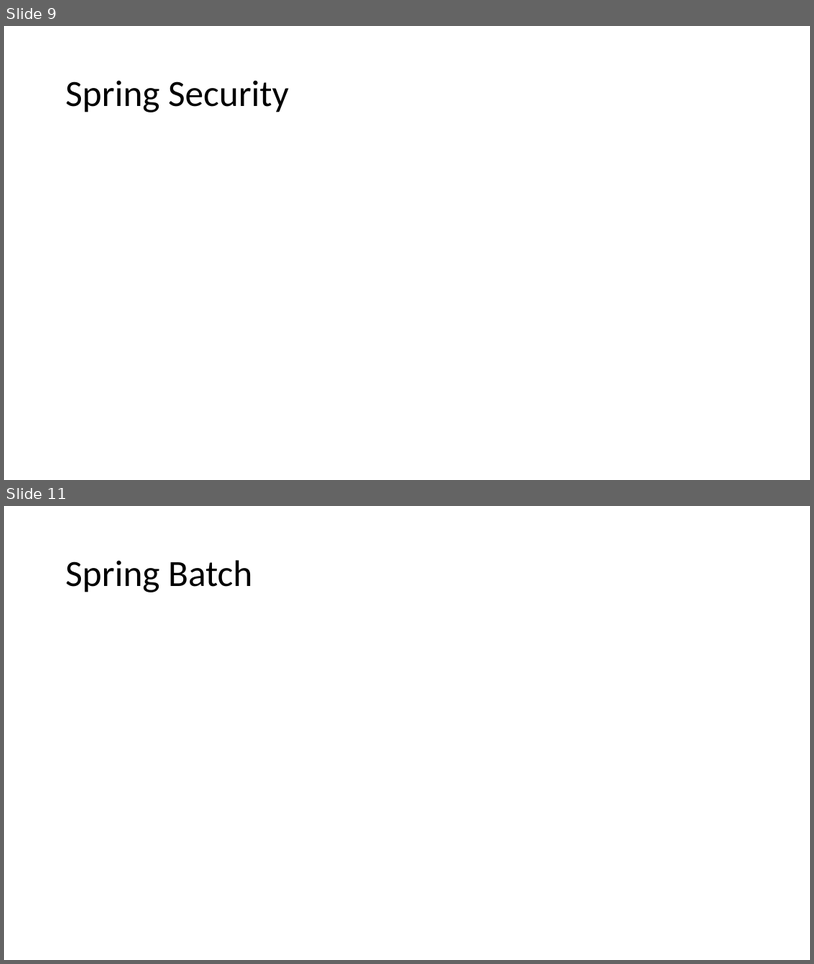
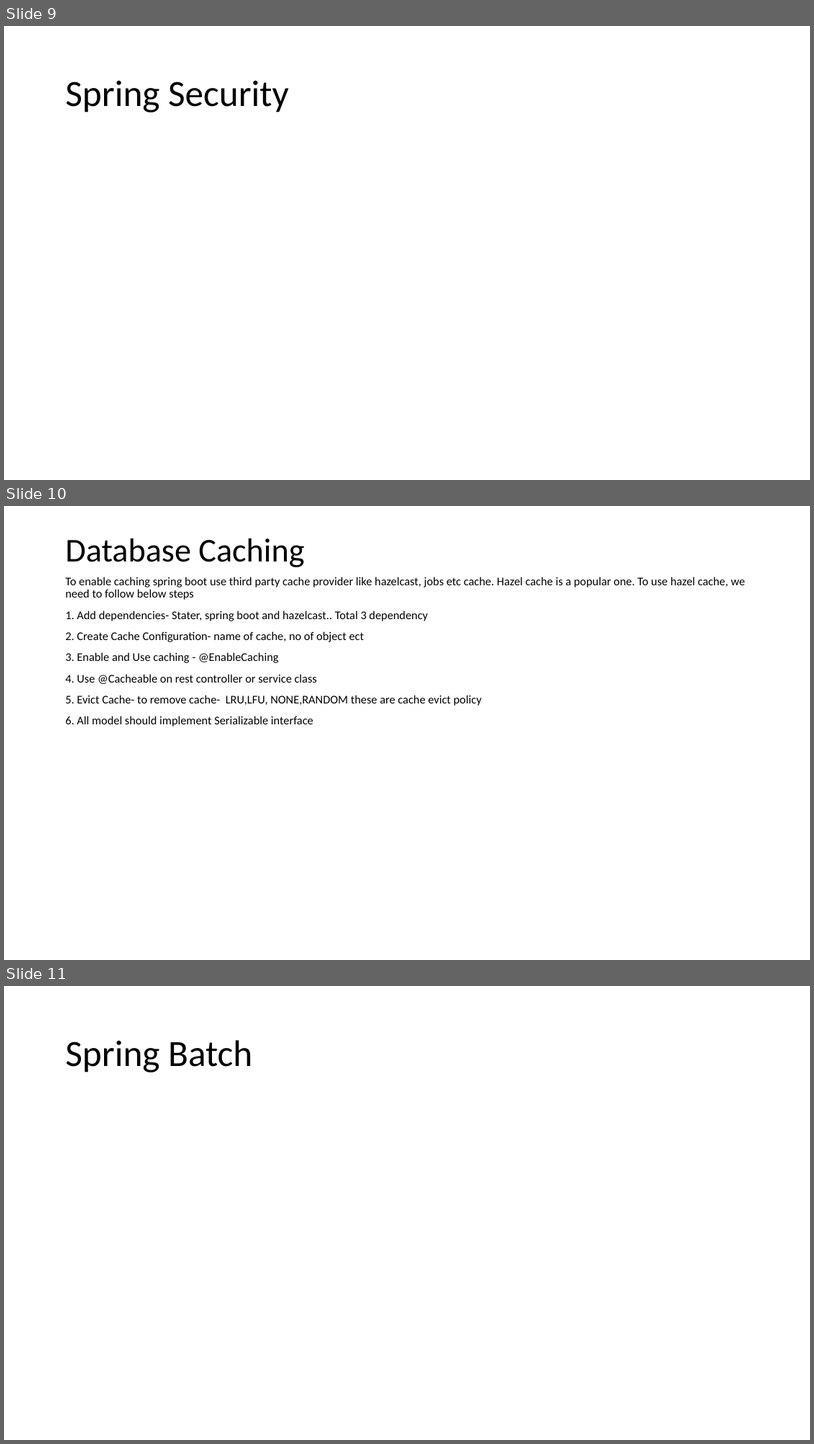
Before and after one commit to shi514652697/Resources, a slide deck: SpringBootPPT/SpringBootFundamental.pptx. Shown one above the other, each under a label of ours: slides 9 and 11 before the commit, slides 9, 10 and 11 after it; the slides between them are not shown. The pictures are 814x964 and 814x1444 pixels, drawn with LibreOffice and Linux fonts; fonts in the diff are those of the drawing. Boxes give left, top, right and bottom in pixels: in the first picture for what was removed or moved away, otherwise in the second. Text is boxed around its words. In the diff, an @@ line names an element or a change of style, - is before the commit and + after.

```diff
--- a/SpringBootPPT/SpringBootFundamental.pptx
+++ b/SpringBootPPT/SpringBootFundamental.pptx
@@ slide 10 added at <box>4,506,810,960</box>, background #FFFFFF @@
@@ title added at <box>65,538,304,567</box>, 39.6 pt, text #000000 @@
+Database Caching
@@ text added at <box>65,577,746,726</box>, 14 pt, text #000000 @@
+To enable caching spring boot use third party cache provider like hazelcast, jobs etc cache. Hazel cache is a popular one. To use hazel cache, we need to follow below steps
+1. Add dependencies- Stater, spring boot and hazelcast.. Total 3 dependency
+2. Create Cache Configuration- name of cache, no of object ect
+3. Enable and Use caching - @EnableCaching
+4. Use @Cacheable on rest controller or service class
+5. Evict Cache- to remove cache- LRU,LFU, NONE,RANDOM these are cache evict policy
+6. All model should implement Serializable interface
```
Also in this commit, not shown: 1 slide changed, 1 other slide added, 2 slides removed.
